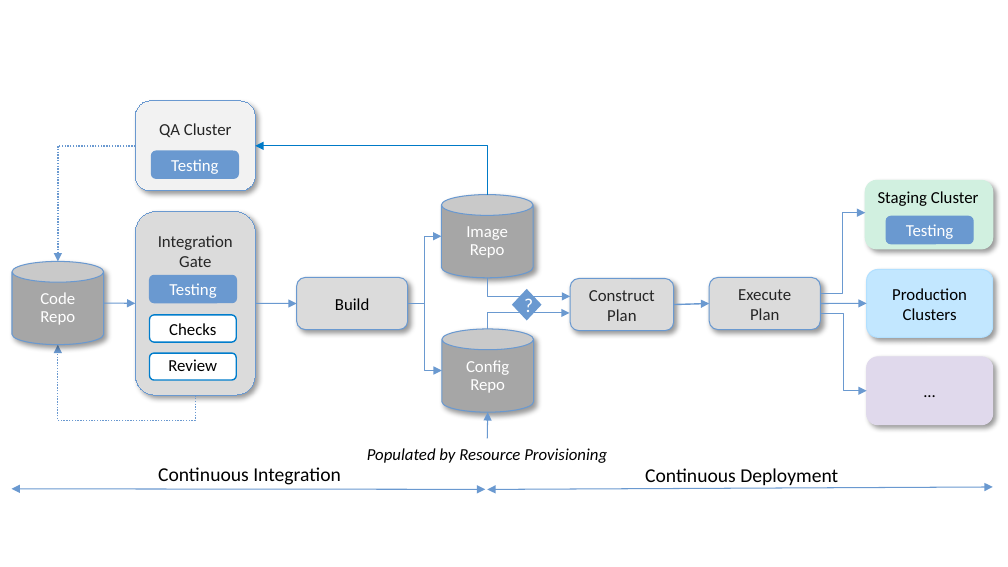
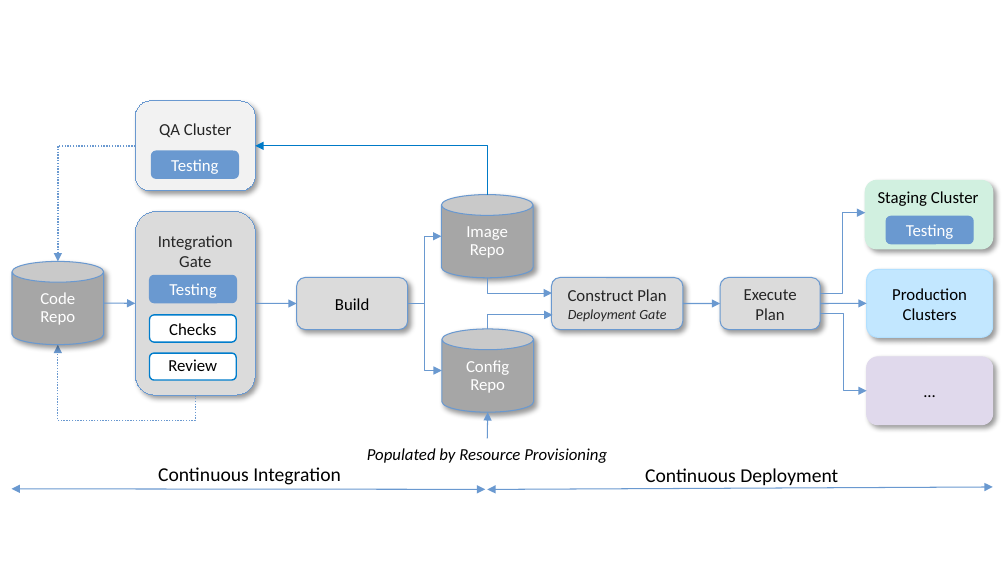
Before and after one commit to SystemsApproach/ops, a slide deck: slide 10 of figures.pptx. Drawn at 1008x567 pixels with LibreOffice and Linux fonts; fonts in the diff are those of the drawing. Boxes give left, top, right and bottom in pixels: in the first picture for what was removed or moved away, otherwise in the second. Text is boxed around its words. In the diff, an @@ line names an element or a change of style, - is before the commit and + after.

Commit message:
deployment gate

```diff
--- a/figures.pptx
+++ b/figures.pptx
@@ elbow arrow moved from (487, 278) - (571, 296) to (487, 278) - (552, 293) @@
@@ diamond removed at [512,289,541,321] @@
-?
@@ rounded rectangle "Construct Plan": place and size @@
-rounded rectangle "Construct Plan" at [571,278,674,331]
+rounded rectangle "Construct Plan" at [551,277,682,330]
@@ text in rounded rectangle at [568,289,666,321]: text changed; size 12 to 10 pt; italic on @@
-Construct
-Plan
+Construct Plan
+Deployment Gate
@@ rounded rectangle "Execute": place and size @@
-rounded rectangle "Execute" at [710,277,821,330]
+rounded rectangle "Execute" at [720,277,820,330]
@@ elbow arrow moved from (488, 329) - (570, 313) to (488, 329) - (552, 314) @@
@@ arrow moved from (673, 304) - (710, 303) to (683, 303) - (720, 303) @@
```
Also in this commit, not shown: 4 other files.
